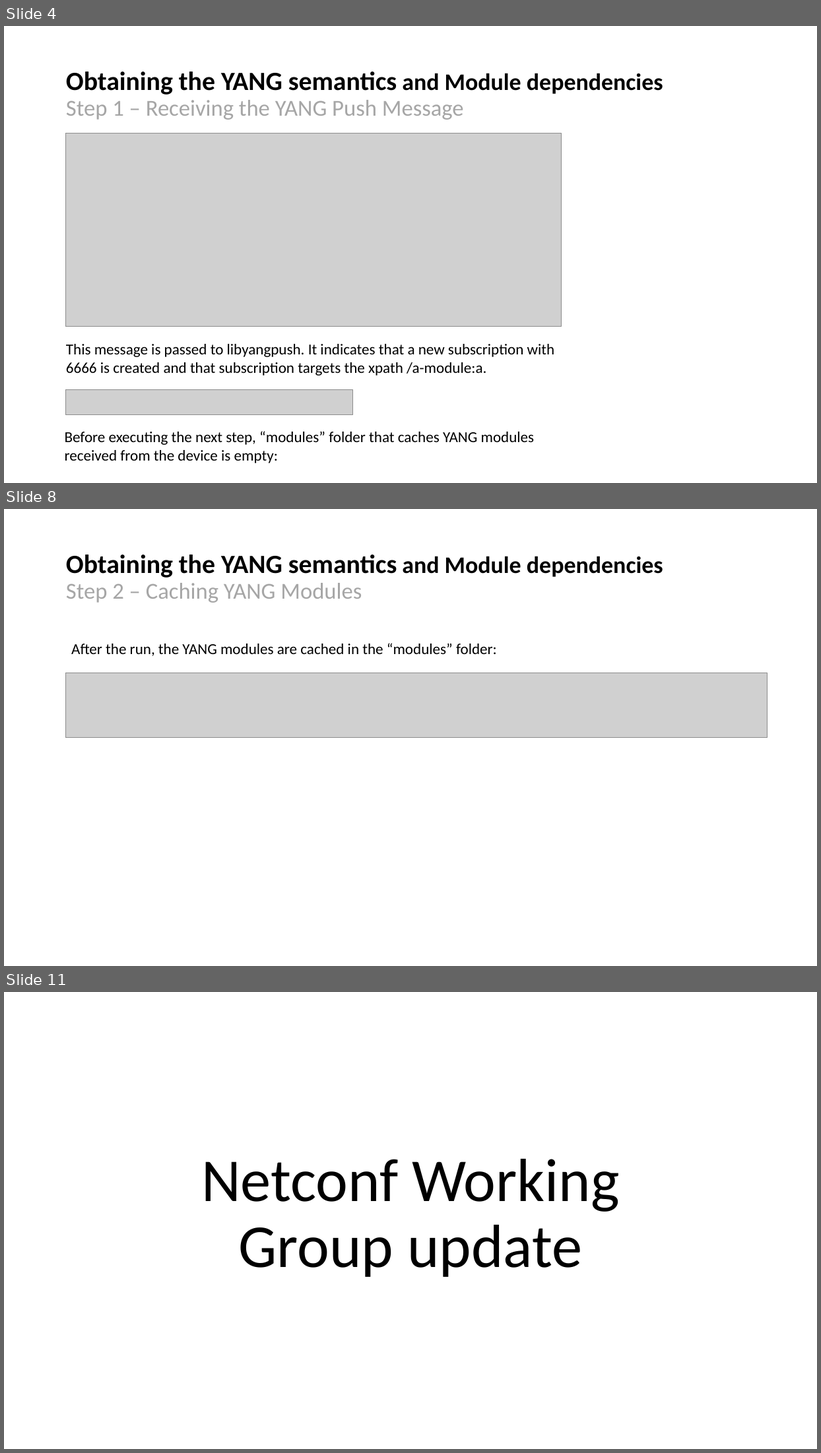
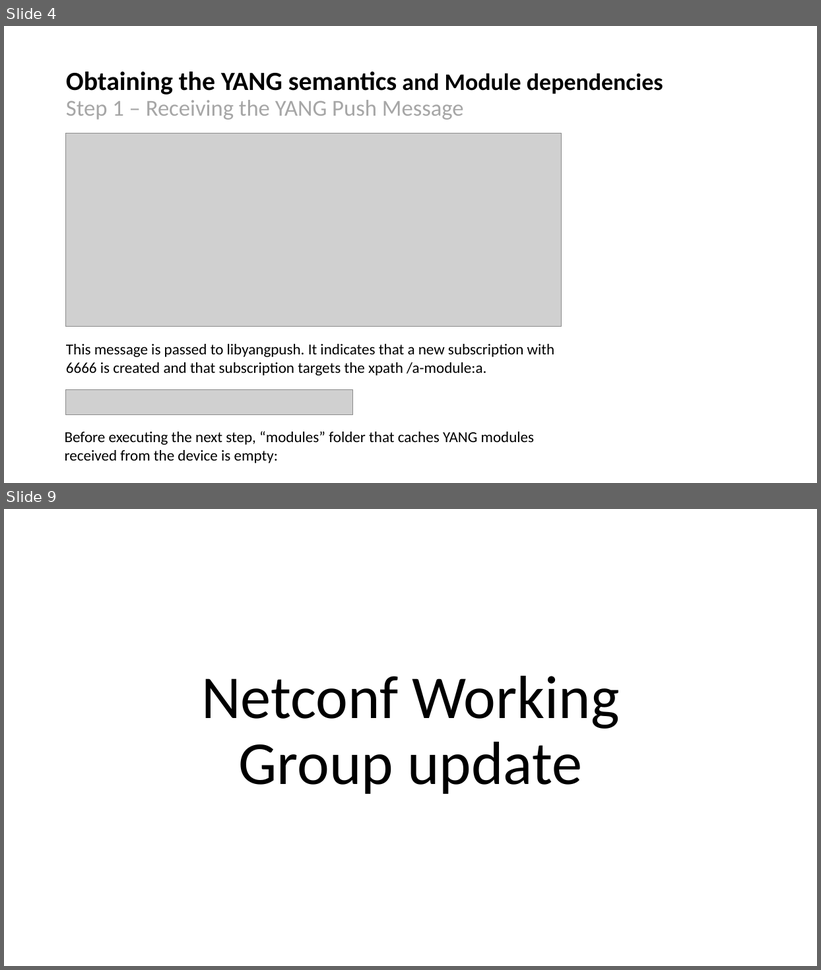
Before and after one commit to network-analytics/ietf-network-analytics-document-status, a slide deck: 117/Side-Meetings/ietf117-netconf-yang-push-data-mesh-integration.pptx. Shown one above the other, each under a label of ours: slides 4, 8 and 11 before the commit, slides 4 and 9 after it; the slides between them are not shown. The pictures are 821x1453 and 821x970 pixels, drawn with LibreOffice and Linux fonts; fonts in the diff are those of the drawing; grey boxes stand for pictures. Boxes give left, top, right and bottom in pixels: in the first picture for what was removed or moved away, otherwise in the second. Text is boxed around its words. In the diff, an @@ line names an element or a change of style, - is before the commit and + after.

```diff
--- a/117/Side-Meetings/ietf117-netconf-yang-push-data-mesh-integration.pptx
+++ b/117/Side-Meetings/ietf117-netconf-yang-push-data-mesh-integration.pptx
@@ slide 8 removed at <box>4,509,817,966</box>, background #FFFFFF @@
@@ text removed at <box>66,555,663,603</box> @@
-Obtaining the YANG semantics and Module dependencies
-Step 2 – Caching YANG Modules
@@ text removed at <box>71,643,497,656</box> @@
-After the run, the YANG modules are cached in the “modules” folder:
@@ picture removed at <box>65,673,768,738</box> @@
@@ what was slide 11 is now slide 9 @@
```
Also in this commit, not shown: 4 slides changed, 2 slides added, 3 other slides removed, 1 other file.
